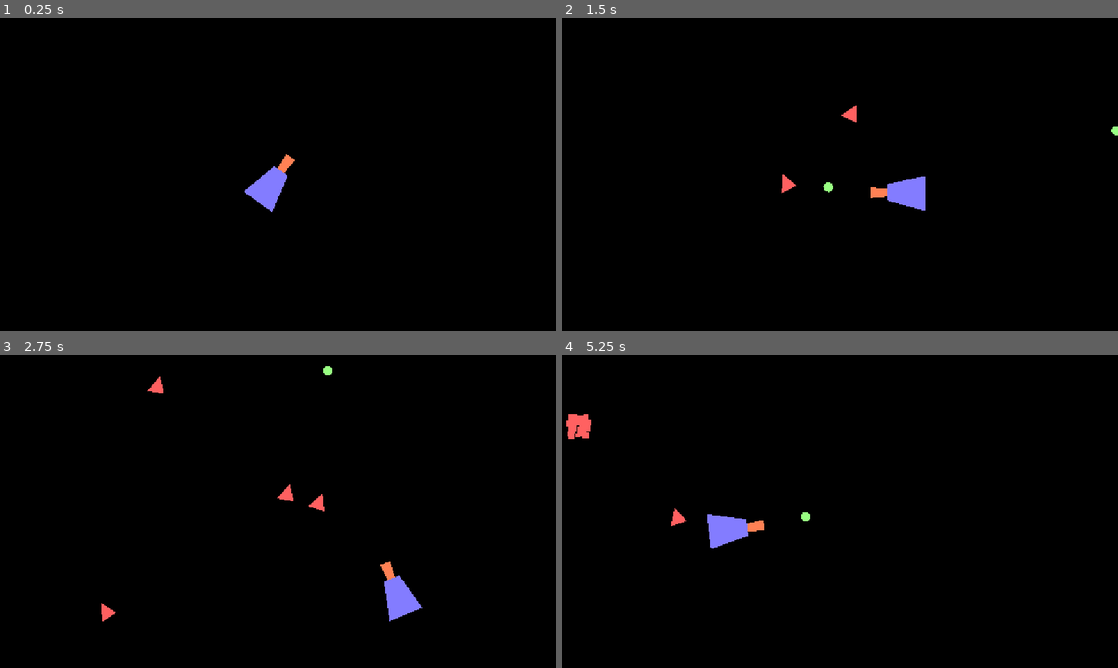
Above: before the commit, frames 1-4 (two rows, left to right).
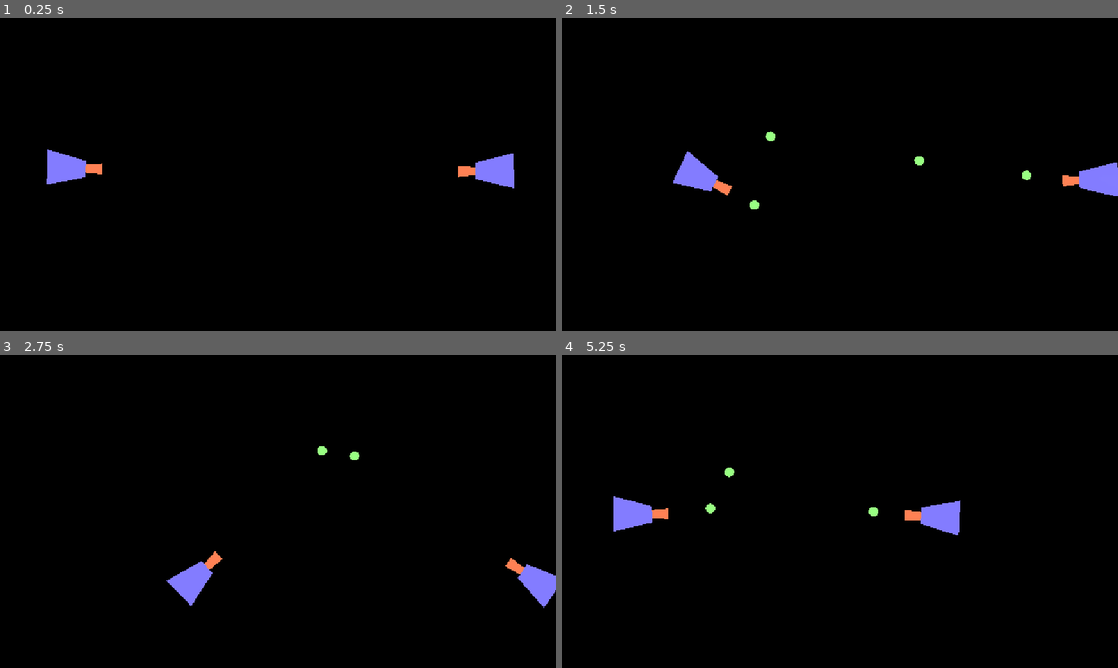
Above: after the commit, the same moments.

Repository: daninils/gggamejam2025
Game: Godot game, scene res://Scenes/game.tscn
Same seed, same stepped clock (60 frames per second), same inputs: the game is played once before the commit and once after it. Video files are missing from this copy of the repository; at most half a second of black plays in their place.
Inputs (mouse positions are in pixels of both pictures, inside the frame that each line leads up to):
- Up to frame 1 (0.25 s): no input
- Up to frame 2 (1.5 s): tap Enter at 0.5 s; move the mouse to (962, 158) at 0.52 s; hold D (right) 0.53-1.28 s; tap Space (shoot) at 0.6, 1.35 s; move the mouse to (728, 190) at 1.27 s; hold S (down) from 1.28 s (still down)
- Up to frame 3 (2.75 s): move the mouse to (333, 442) at 2.02 s; release S (down) at 2.03 s; hold D (right) from 2.03 s (still down); tap Space (shoot) at 2.1 s
- Up to frame 4 (5.25 s): move the mouse to (812, 574) at 2.77 s; release D (right) at 2.78 s; hold W (up) 2.78-3.53 s; tap Space (shoot) every 0.75 s from 2.85 to 5.1 s; move the mouse to (1006, 558) at 3.52 s; hold A (left) 3.53-5.03 s; move the mouse to (673, 464) at 4.27 s; move the mouse to (867, 511) at 5.02 s; hold S (down) from 5.03 s (still down)

The runs differ from the first frame. In frame 1, 2.0% of the frame differs, in the area x 8-93%, y 42-62%; in frame 2, 2.4%; in frame 3, 2.4%; in frame 4, 2.5%, in the area x 0-72%, y 18-62%.

Commit message:
Add two players and dont spawn enemies

Diff:
--- a/Scenes/game.tscn
+++ b/Scenes/game.tscn
@@ -44,8 +44,8 @@
 [node name="WorldEnvironment" type="WorldEnvironment" parent="."]
 environment = SubResource("Environment_amyqu")
 
-[node name="Player" parent="." instance=ExtResource("1_wg05u")]
-position = Vector2(563, 342)
+[node name="Player1" parent="." instance=ExtResource("1_wg05u")]
+position = Vector2(145, 311)
 
 [node name="Walls" type="StaticBody2D" parent="."]
 
@@ -66,4 +66,7 @@
 wait_time = 0.5
 autostart = true
 
+[node name="Player2" parent="." instance=ExtResource("1_wg05u")]
+position = Vector2(1016, 315)
+
 [connection signal="timeout" from="Timer" to="." method="_on_timer_timeout"]
--- a/Scripts/game.gd
+++ b/Scripts/game.gd
@@ -2,7 +2,7 @@
 
 var enemy_scene = preload("res://scenes/enemy.tscn")
 
-@onready var player = $Player
+@onready var player = $Player1
 
 func _on_timer_timeout() -> void:
 	var enemy = enemy_scene.instantiate()
@@ -13,4 +13,4 @@
 		enemy.global_position.x = randi_range(0, get_viewport_rect().size.x)
 		enemy.global_position.y = randi_range(0, get_viewport_rect().size.y)
 
-	add_child(enemy)
+	#add_child(enemy)
